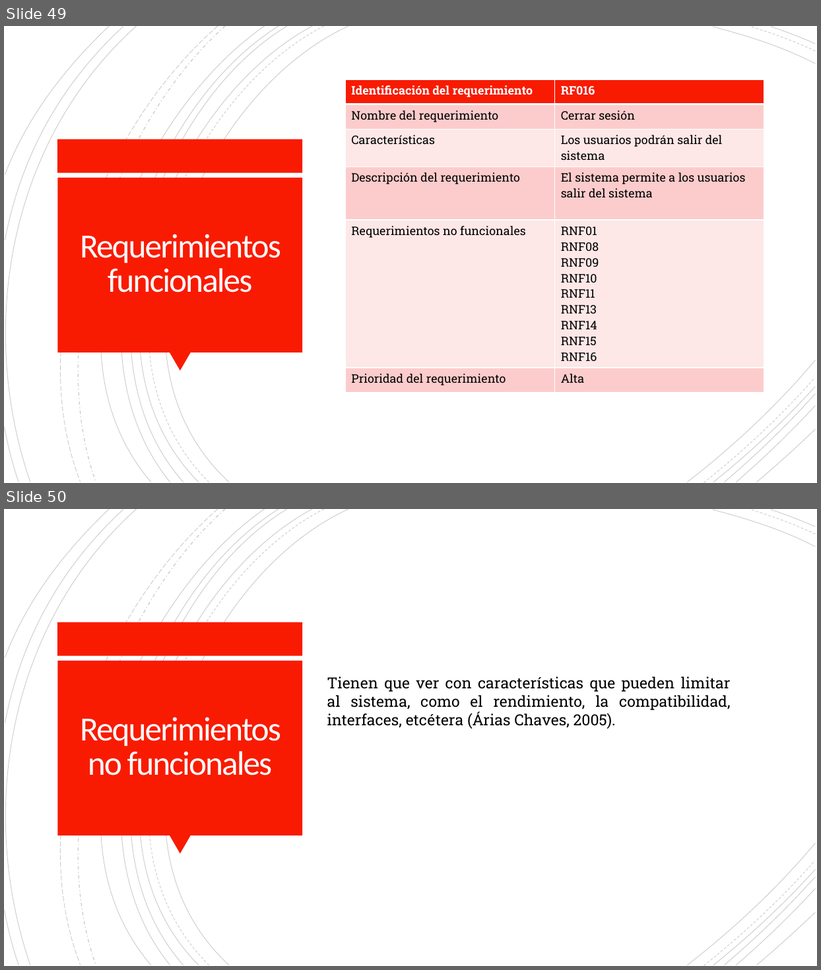
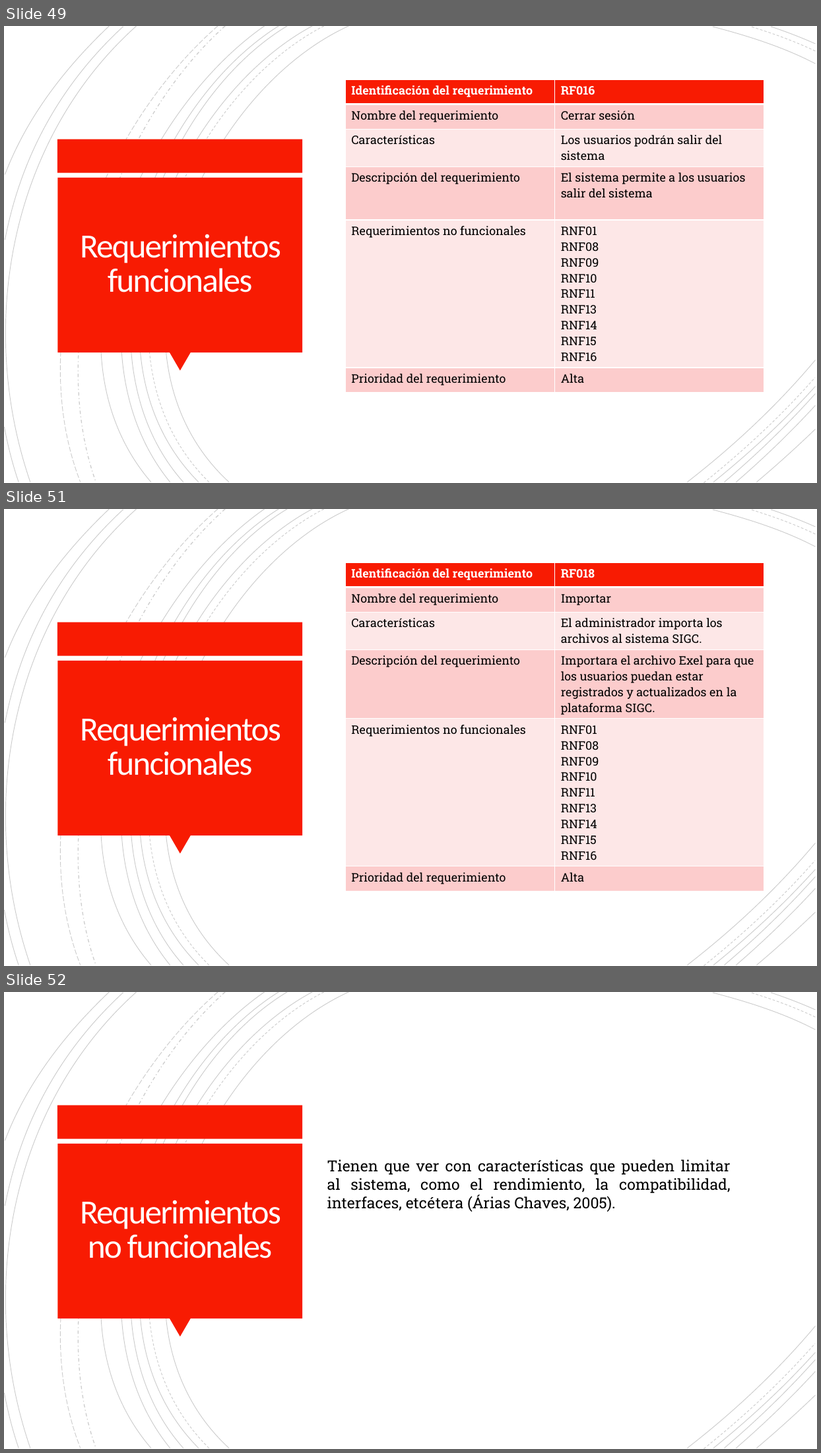
Before and after one commit to Dillan444/PROYECTO_SENA, a slide deck: PLANTEAMIENTO_DEL_PROBLEMA.pptx. Shown one above the other, each under a label of ours: slides 49 and 50 before the commit, slides 49, 51 and 52 after it; the slides between them are not shown. The pictures are 821x970 and 821x1453 pixels, drawn with LibreOffice and Linux fonts; fonts in the diff are those of the drawing. Boxes give left, top, right and bottom in pixels: in the first picture for what was removed or moved away, otherwise in the second. Text is boxed around its words. In the diff, an @@ line names an element or a change of style, - is before the commit and + after.

Commit message:
Doc. presentacion v18
Se añadieron 2 requerimientos funcionales a la presentación.

```diff
--- a/PLANTEAMIENTO_DEL_PROBLEMA.pptx
+++ b/PLANTEAMIENTO_DEL_PROBLEMA.pptx
@@ slide 51 added at (4, 509, 817, 966), background #FFFFFF; not listed: 24 template elements that a slide beside it also shows @@
@@ table added at (346, 562, 764, 887), 6 rows, 2 columns @@
+Identificación del requerimiento | RF018
+Nombre del requerimiento | Importar
+Características | El administrador importa los archivos al sistema SIGC.
+Descripción del requerimiento | Importara el archivo Exel para que los usuarios puedan estar registrados y actualizados en la plataforma SIGC.
+Requerimientos no funcionales | RNF01 / RNF08 / RNF09 / RNF10 / RNF11 / RNF13 / RNF14 / RNF15 / RNF16
+Prioridad del requerimiento | Alta
@@ title added at (80, 717, 281, 776), 40 pt, text #FFFEFF @@
+Requerimientos funcionales
@@ what was slide 50 is now slide 52 @@
```
Also in this commit, not shown: 1 other slide added.
